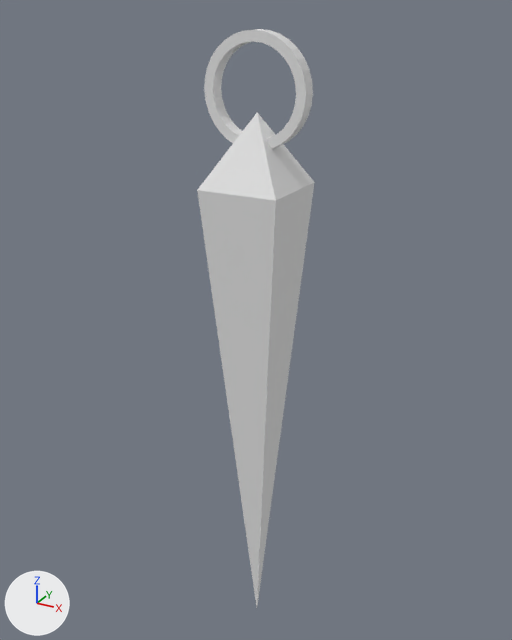
The Blender file plumb-necklace.blend: old version first, new version second.
Rendered twice from a 50 mm lens placed at (13.5, -24.65, 10.95), pointed at (-0.49, 0.79, -1.77). Lighting does not change. The marker at lower left points along +X, +Y and +Z.

Names of what the first picture shows: 'Circle.002', 'Joined'.
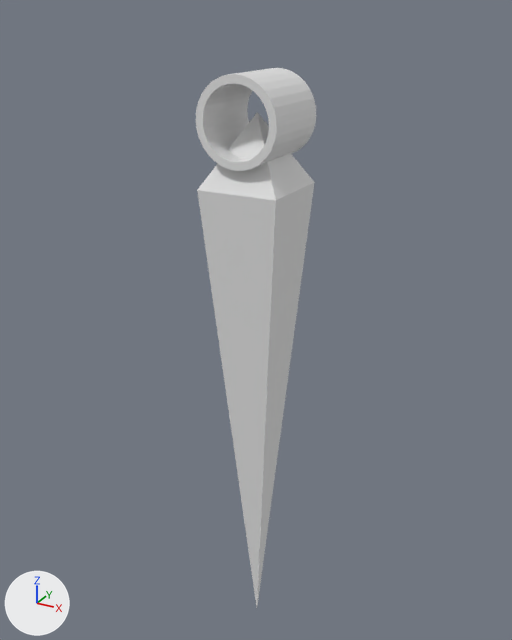
Location of each change, [x1, y1, x2, y2] in pixels of the pictures (512 x 640 px):
'Circle.002', moved, rescaled (10% wider, 14% shorter): before [204, 29, 313, 149]; after [196, 68, 316, 171]

Patch to the scene script:
```diff
--- a/plumb-necklace.blend.py
+++ b/plumb-necklace.blend.py
@@ ob_circle_002 @@
 ob_circle_002 = bpy.data.objects.new('Circle.002', me_circle_002)
-ob_circle_002.location = (0.0, 0.3, 8.08)
+ob_circle_002.location = (0.0, 1.7, 7.1)
 ob_circle_002.rotation_euler = (1.571, 0.0, 0.0)  # degrees (90, 0, 0)
-ob_circle_002.scale = (0.0245, 0.0245, 0.0152)
+ob_circle_002.scale = (0.0193, 0.0193, 0.0847)
 _m = ob_circle_002.modifiers.new('Boolean', 'BOOLEAN')
```
